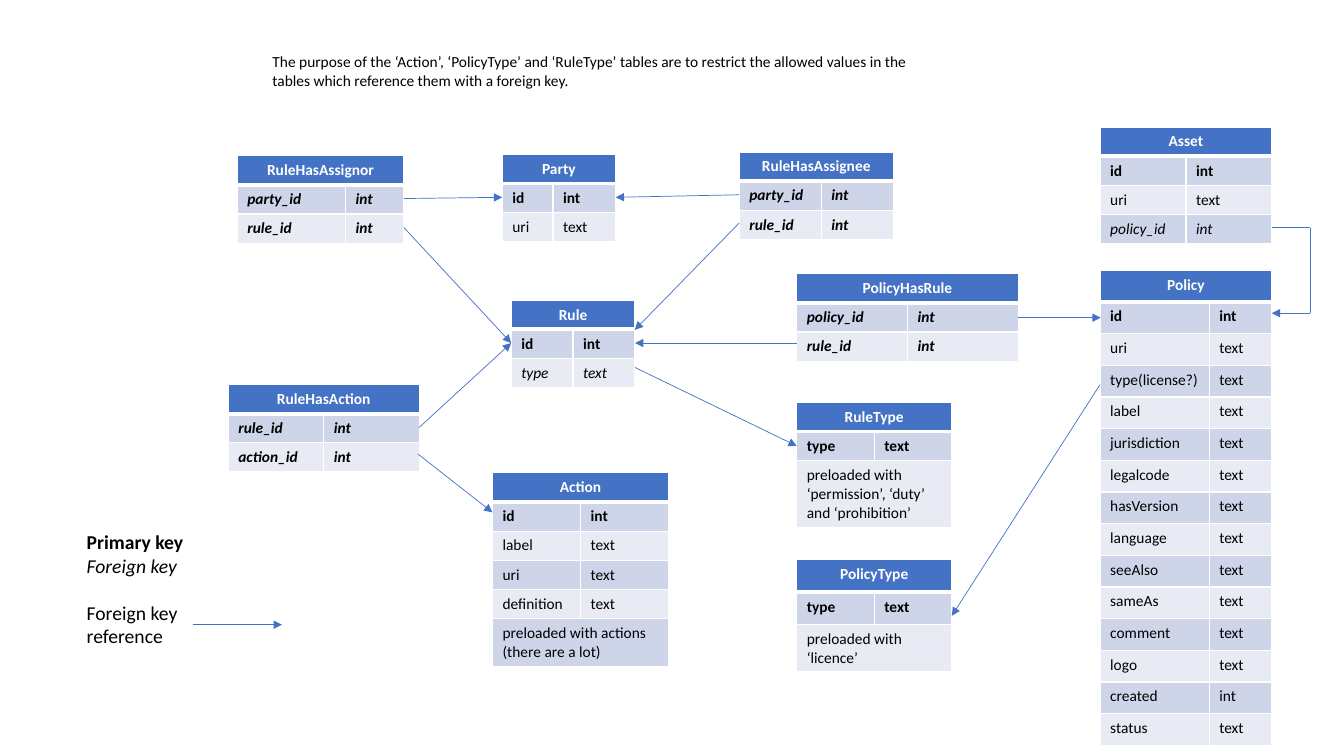
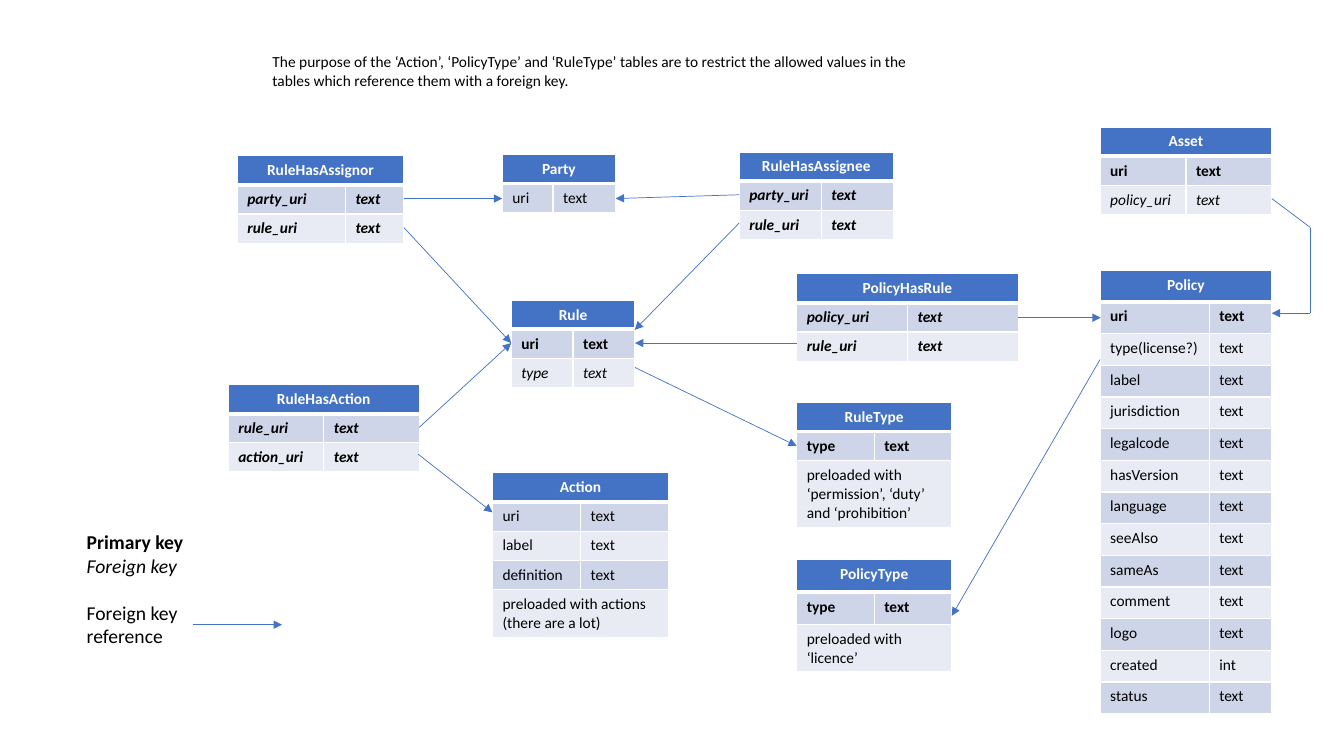
Before and after one commit to CSIRO-enviro-informatics/licences-catalogue, a slide deck: slide 2 of _docs/DataModel.pptx. Drawn at 1344x756 pixels with LibreOffice and Linux fonts; fonts in the diff are those of the drawing. Boxes give left, top, right and bottom in pixels: in the first picture for what was removed or moved away, otherwise in the second. Text is boxed around its words. In the diff, an @@ line names an element or a change of style, - is before the commit and + after.

Commit message:
Revised and simplified database design. Eliminated unnecessary int primary keys. Added get_permitted_rule_types() and action_exists() to db_access.py. Switched to using pytest fixtures in tests.

```diff
--- a/_docs/DataModel.pptx
+++ b/_docs/DataModel.pptx
@@ table at (1100,127,1271,213) @@
-row 2: id | int
-row 3, column 1: policy_id
+row 3, column 1: policy_uri
-row 3, column 2: int
+row 3, column 2: text
@@ table at (237,155,403,241) @@
-row 2, column 1: party_id
+row 2, column 1: party_uri
-row 2, column 2: int
+row 2, column 2: text
-row 3, column 1: rule_id
+row 3, column 1: rule_uri
-row 3, column 2: int
+row 3, column 2: text
@@ table at (502,154,615,212) @@
-row 2: id | int
@@ table at (739,152,893,238) @@
-row 2, column 1: party_id
+row 2, column 1: party_uri
-row 2, column 2: int
+row 2, column 2: text
-row 3, column 1: rule_id
+row 3, column 1: rule_uri
-row 3, column 2: int
+row 3, column 2: text
@@ line moved from (1272, 228) - (1311, 228) to (1272, 199) - (1311, 228) @@
@@ table at (797,274,1018,360) @@
-row 2, column 1: policy_id
+row 2, column 1: policy_uri
-row 2, column 2: int
+row 2, column 2: text
-row 3, column 1: rule_id
+row 3, column 1: rule_uri
-row 3, column 2: int
+row 3, column 2: text
@@ table at (1100,270,1271,714) @@
-row 2: id | int
@@ table at (511,300,634,386) @@
-row 2, column 1: id
+row 2, column 1: uri
-row 2, column 2: int
+row 2, column 2: text
@@ table at (228,384,419,470) @@
-row 2, column 1: rule_id
+row 2, column 1: rule_uri
-row 2, column 2: int
+row 2, column 2: text
-row 3, column 1: action_id
+row 3, column 1: action_uri
-row 3, column 2: int
+row 3, column 2: text
@@ arrow moved from (1100, 384) - (952, 616) to (1100, 360) - (952, 616) @@
@@ table at (493,473,668,634) @@
-row 2, column 1: id
+row 2, column 1: uri
-row 2, column 2: int
+row 2, column 2: text
-row 4: uri | text
```
Also in this commit, not shown: 3 other files.
